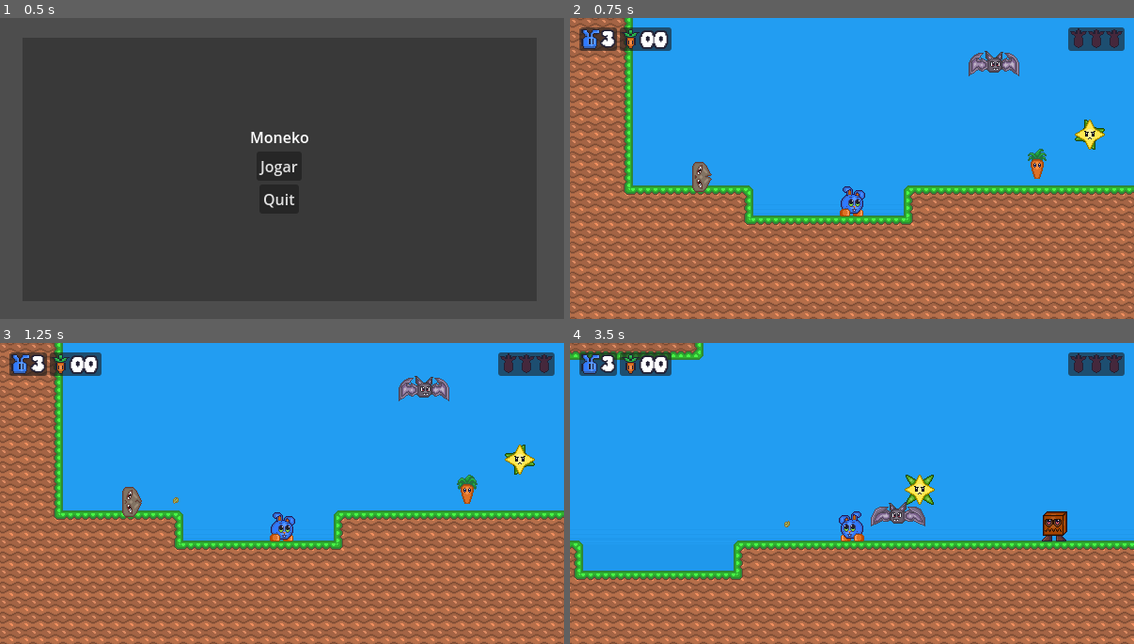
Above: before the commit, frames 1-4 (two rows, left to right).
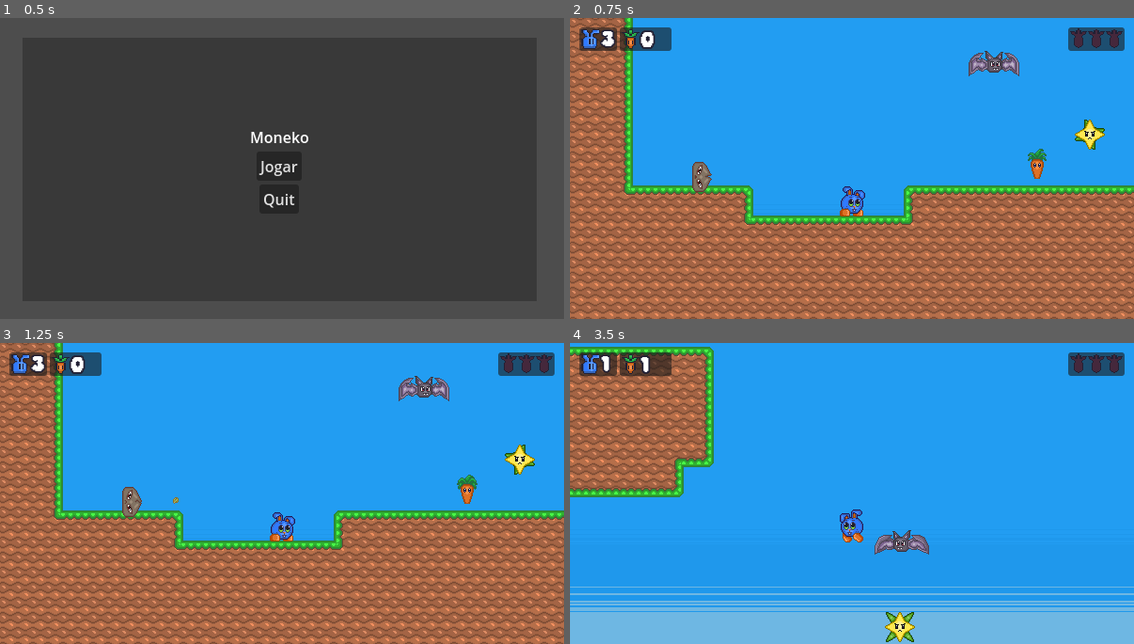
Above: after the commit, the same moments.

Repository: jimmycalhado/Moneko
Game: Godot game, scene res://Scene/Sistemas/startScreen.tscn
Two runs of this game, one before a commit and one after it. Both use one fixed random seed, a clock stepped at 60 frames per second and the inputs below.
Inputs:
- Up to frame 1 (0.5 s): no input
- Up to frame 2 (0.75 s): click "Jogar" at 0.5 s
- Up to frame 3 (1.25 s): no input
- Up to frame 4 (3.5 s): hold Right (ui_right) 1.28-2.78 s; tap Space (pulo) at 1.52, 2.27 s; hold Left (ui_left) from 2.78 s (still down)

Frame 1 is identical in both runs. In frame 2, 0.1% of the frame differs, in the area x 14-18%, y 4-11%; in frame 3, 0.1%; in frame 4, 45%, in the area x 0-100%, y 0-100%.

Commit message:
hud funcional

Diff:
--- a/Scene/Sistemas/game_ui.tscn
+++ b/Scene/Sistemas/game_ui.tscn
@@ -1,7 +1,8 @@
-[gd_scene load_steps=12 format=3 uid="uid://cfgcudfasuiua"]
+[gd_scene load_steps=13 format=3 uid="uid://cfgcudfasuiua"]
 
 [ext_resource type="Texture2D" uid="uid://c7o6yugcq7yfe" path="res://Sprites/hud/life.png" id="1_4b4b4"]
 [ext_resource type="FontFile" uid="uid://cp70kbjkvhh3l" path="res://Sprites/hud/Daydream.ttf" id="1_44fsc"]
+[ext_resource type="Script" uid="uid://yl6k8f2tnsfe" path="res://Scripts/sistema/game_ui.gd" id="1_di4wn"]
 [ext_resource type="Texture2D" uid="uid://b80ha3molqkmb" path="res://Sprites/hud/cenouraGOLD-HUD-Sheet.png" id="3_p4fi2"]
 [ext_resource type="Texture2D" uid="uid://dyqfunk4131ki" path="res://Sprites/hud/cenoura-HUD.png" id="4_fiwob"]
 
@@ -256,6 +257,7 @@
 }
 
 [node name="GameUI" type="CanvasLayer"]
+script = ExtResource("1_di4wn")
 
 [node name="vida" type="Panel" parent="."]
 offset_left = 10.0
--- a/Scripts/coletaveis/cenarrot.gd
+++ b/Scripts/coletaveis/cenarrot.gd
@@ -6,4 +6,5 @@
 func on_body_entered(body: Node2D) -> void:
 	if body.is_in_group("player"):
 		var player: Player = body
+		GameManage.carrot_counter += 1
 		queue_free()
--- a/Scripts/moneko/moneko.gd
+++ b/Scripts/moneko/moneko.gd
@@ -21,6 +21,7 @@
 	Global.set("Player",self)
 	var direcao = position.x
 	direcao = Global.position_player
+	GameManage.player = self
 
 func _physics_process(delta):
 	if vivo:
@@ -67,7 +68,7 @@
 		sprite.flip_h = true
 
 
-func _on_hut_body_entered(body, area: Area2D):
+func _on_hut_body_entered(body):
 	if body.is_in_group("inimigos"):
 		vida -= 1
 		velocity.y = jump_velocity
@@ -77,6 +78,17 @@
 			vivo = false;
 			visible = false
 			$Reset.start(0)
+			GameManage._reset()
+
+
+
+func _on_timer_timeout():
+	get_tree().reload_current_scene()
+
+	pass # Replace with function body.
+
+
+func _on_hut_area_entered(area: Area2D) -> void:
 	if area.is_in_group("bullet"):
 		area.queue_free()
 		vida -= 1
@@ -87,13 +99,4 @@
 			vivo = false;
 			visible = false
 			$Reset.start(0)
-
-
-func _on_timer_timeout():
-	get_tree().reload_current_scene()
-
-	pass # Replace with function body.
-
-
-func _on_hut_area_entered() -> void:
-	pass
+			GameManage._reset()
--- /dev/null
+++ b/Scripts/sistema/game_manage.gd
@@ -0,0 +1,10 @@
+extends Node
+
+var player: Player
+var player_position: Vector2
+
+var carrot_counter: int = 0
+
+func _reset():
+	carrot_counter = 0
+	player.vida = 3
--- /dev/null
+++ b/Scripts/sistema/game_ui.gd
@@ -0,0 +1,10 @@
+extends CanvasLayer
+
+@onready var carrot_label: Label = $"quantidade de cenouras/Label"
+@onready var vida_label: Label = $"vida/Label"
+var player = Player
+
+
+func _process(delta:float):
+	carrot_label.text = str(GameManage.carrot_counter)
+	vida_label.text = str(GameManage.player.vida)
--- a/project.godot
+++ b/project.godot
@@ -18,6 +18,7 @@
 [autoload]
 
 Global="*res://Scripts/sistema/global.gd"
+GameManage="*res://Scripts/sistema/game_manage.gd"
 
 [display]
 
Not shown, added: Scripts/sistema/game_manage.gd.uid
Not shown, added: Scripts/sistema/game_ui.gd.uid
